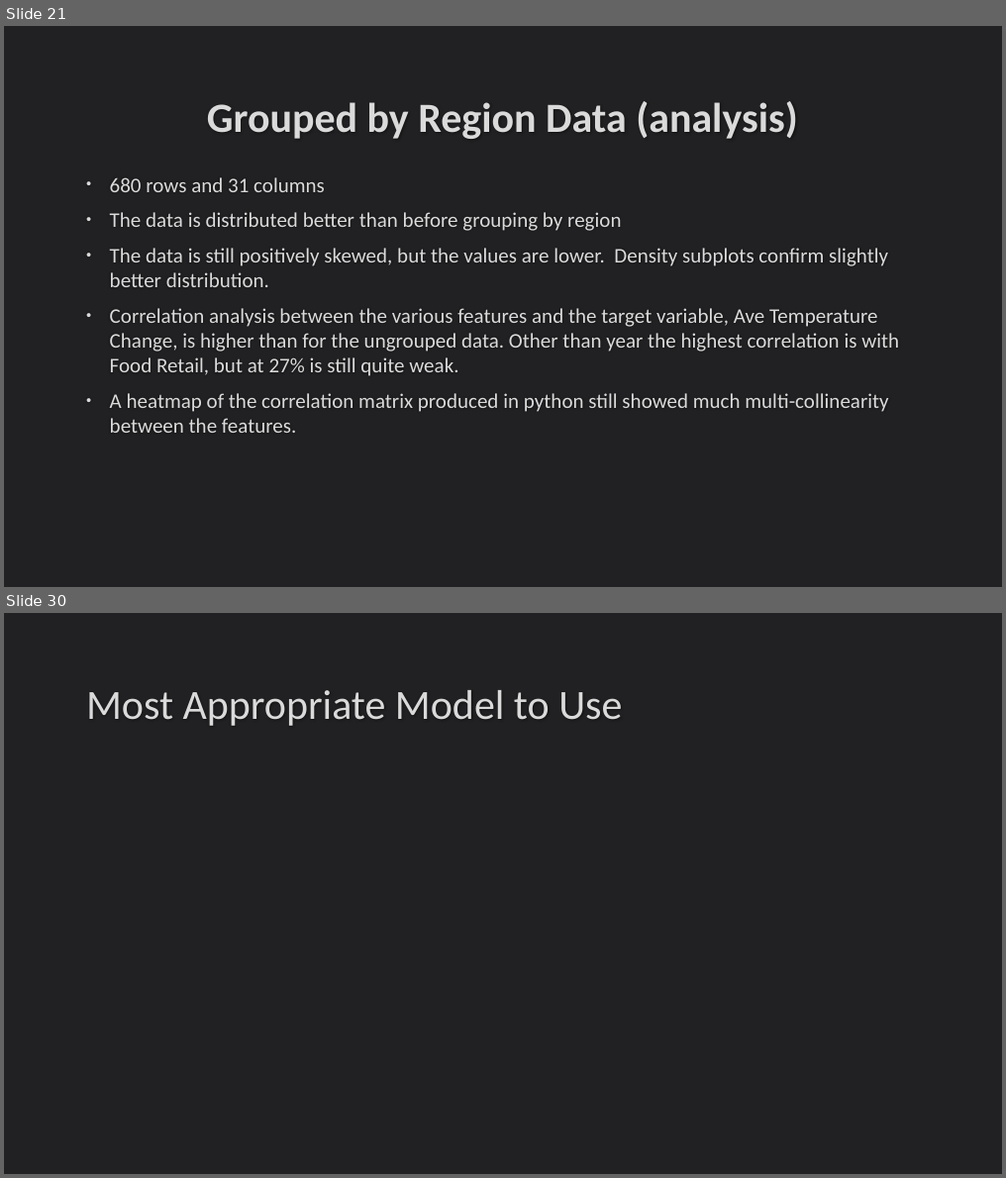
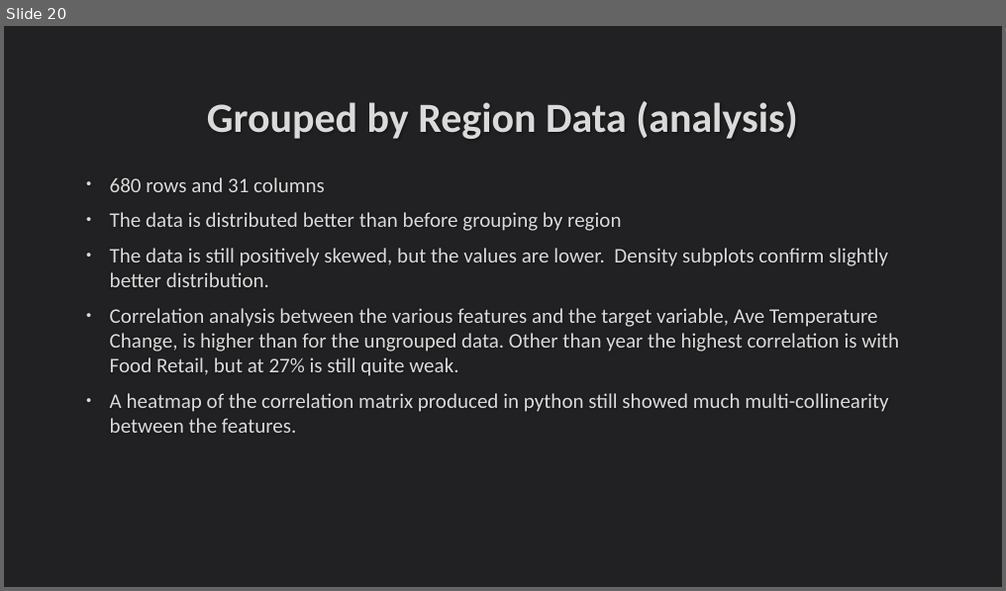
Before and after one commit to DavidFHarrison/2403PTDS_Regression_DH, a slide deck: Regression Project – PTDS 2403.pptx. Shown one above the other, each under a label of ours: slides 21 and 30 before the commit, slide 20 after it; the slides between them are not shown. The pictures are 1006x1178 and 1006x591 pixels, drawn with LibreOffice and Linux fonts; fonts in the diff are those of the drawing. Boxes give left, top, right and bottom in pixels: in the first picture for what was removed or moved away, otherwise in the second. Text is boxed around its words. In the diff, an @@ line names an element or a change of style, - is before the commit and + after.

```diff
--- a/Regression Project – PTDS 2403.pptx
+++ b/Regression Project – PTDS 2403.pptx
@@ slide 30 removed at [4,613,1002,1174], background #212123 @@
@@ title removed at [86,690,622,726] @@
-Most Appropriate Model to Use
@@ what was slide 21 is now slide 20 @@
```
Also in this commit, not shown: 7 slides changed, 12 slides added, 6 other slides removed, 2 other files.
